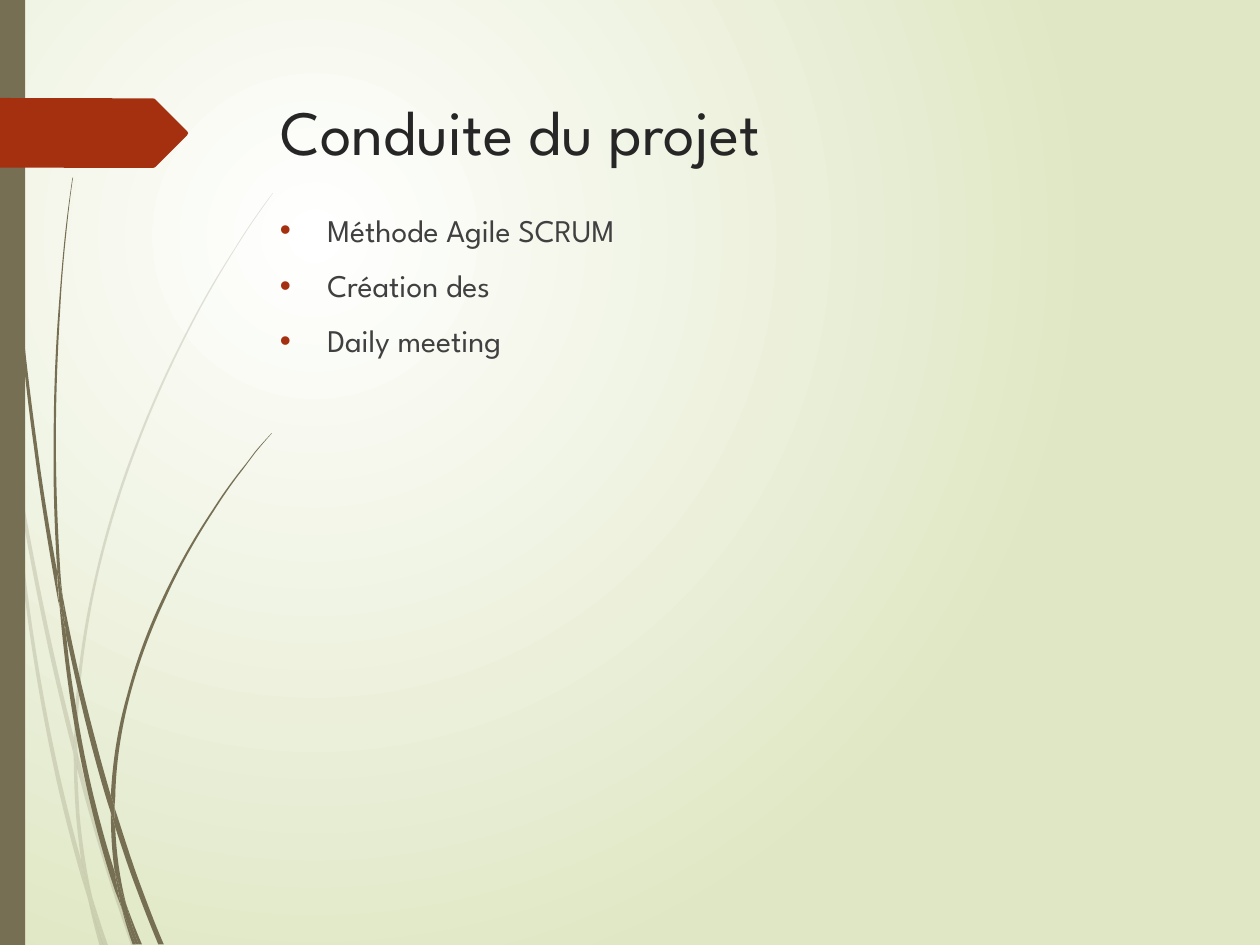
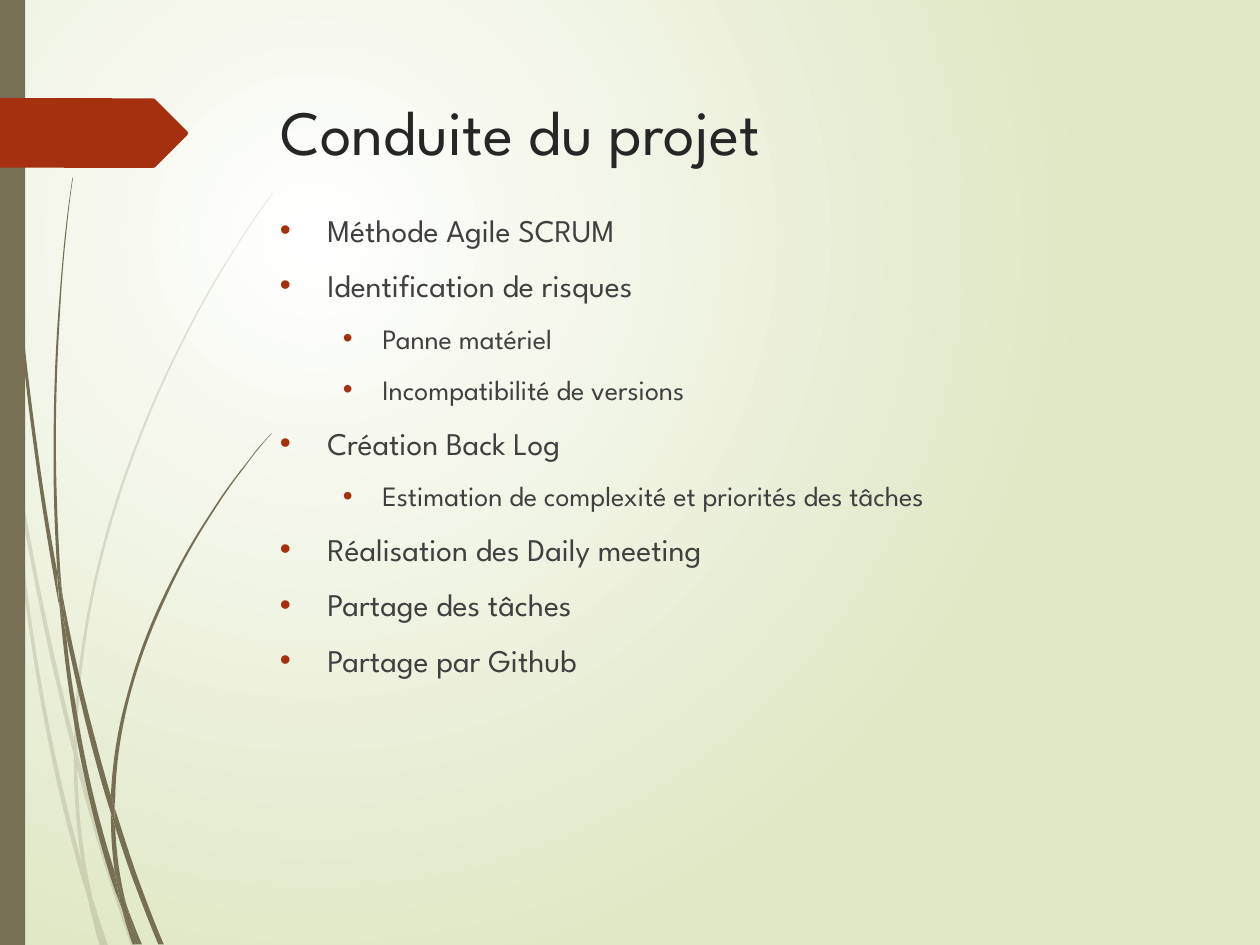
Before and after one commit to LudoRoot/WeBet_JBL, a slide deck: slide 16 of Présentation/Présentation WeBet_JBL.pptx. Drawn at 1260x945 pixels with LibreOffice and Linux fonts; fonts in the diff are those of the drawing. Boxes give left, top, right and bottom in pixels: in the first picture for what was removed or moved away, otherwise in the second. Text is boxed around its words. In the diff, an @@ line names an element or a change of style, - is before the commit and + after.

```diff
--- a/Présentation/Présentation WeBet_JBL.pptx
+++ b/Présentation/Présentation WeBet_JBL.pptx
@@ text at box(327, 275, 923, 679): text changed @@
-• Création des
-• Daily meeting
+• Identification de risques
+  • Panne matériel
+  • Incompatibilité de versions
+• Création Back Log
+  • Estimation de complexité et priorités des tâches
+• Réalisation des Daily meeting
+• Partage des tâches
+• Partage par Github
```
Also in this commit, not shown: 10 other slides changed, 4 slides added, 1 slide removed, 5 other files.
